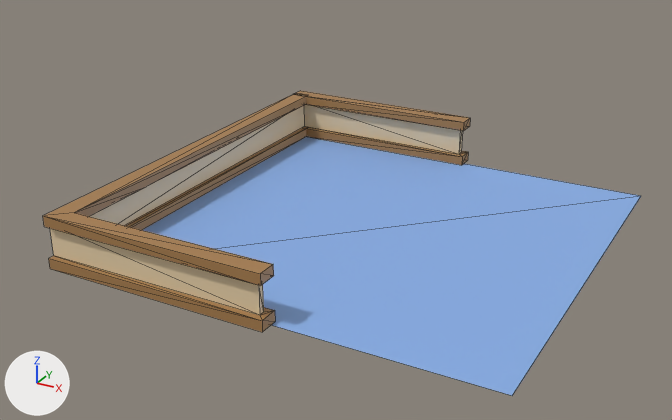
Before and after pictures for a commit that changed the glTF model client/public/model/decor.glb.
One viewpoint serves both versions: a camera (50 mm lens) standing at (175.0, -361.0, 185.0) and looking at (-14.0, -16.0, 13.0). Arrows for +X, +Y and +Z are at lower left; the lights stay in place. Mesh edges are drawn as thin lines. Where no turn or scale is listed for an object, it has been applied to the vertices. Vertices at the same position are counted once.

In view in the first picture: 'Floor.001'.
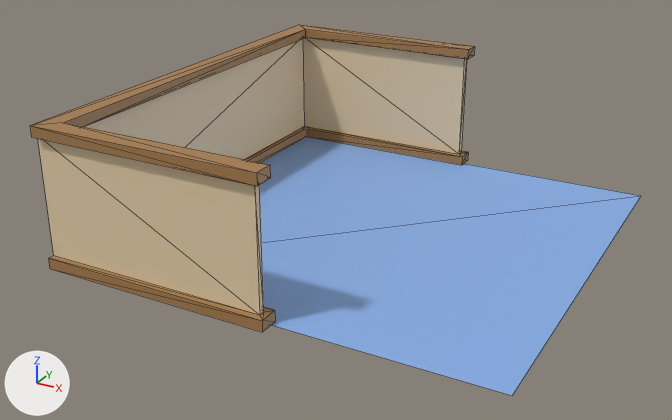
The change, as a list of edits to the scene's bpy script:
```text
Change me_plane_010:
    used by ob_floor_001; location = (0.0, 0.0, 0.0)
    remove me_plane_010.from_pydata(...)  # 64 vertices, 85 faces; spans x -106.0..100.0, y -106.0..106.0, z 0.0..25.0
    add me_plane_010.from_pydata(...)  # 57 vertices, 81 faces; spans x -106.0..100.0, y -106.0..106.0, z 0.0..65.0
    me_plane_010 part 1
    22 vertices are removed from x -106.0..3.0, y -106.0..106.0, z 0.0..25.0
    49 faces are deleted
    13 vertices in x -106.0..3.0, y -106.0..106.0, z 20.0..25.0 move by (0.0, 0.0, 40.0)
    1 vertex moves from x -97.0, y -100.0, z 0.0 to x -97.0, y -97.0, z 0.0
    1 vertex is added at (3.0, -97.0, 60.0)
    6 new vertices lie (-100.0, 0.0, 0.0) away from vertices in x 0.0..3.0, y -100.0..100.0, z 0.0..20.0
    8 new vertices lie (0.0, 0.0, 5.0) away from vertices in x -106.0..3.0, y -106.0..106.0, z 0.0..60.0
    6 new faces join them, mat_wall (beige #e7d1aa)
    39 new faces join them, mat_wallmargin (brown #a77d4d)
```

Changed parts and their boxes (x1, y1, x2, y2) in the pictures (672 x 420 px; the box of a moved part takes in the faces that stretch with it):
'Floor.001', reshaped (22% taller)
    before: (43, 91, 641, 396)
    after: (30, 25, 641, 396)
part 1 of me_plane_010, moved or reshaped
    before: (43, 91, 470, 321)
    after: (30, 25, 475, 321)
